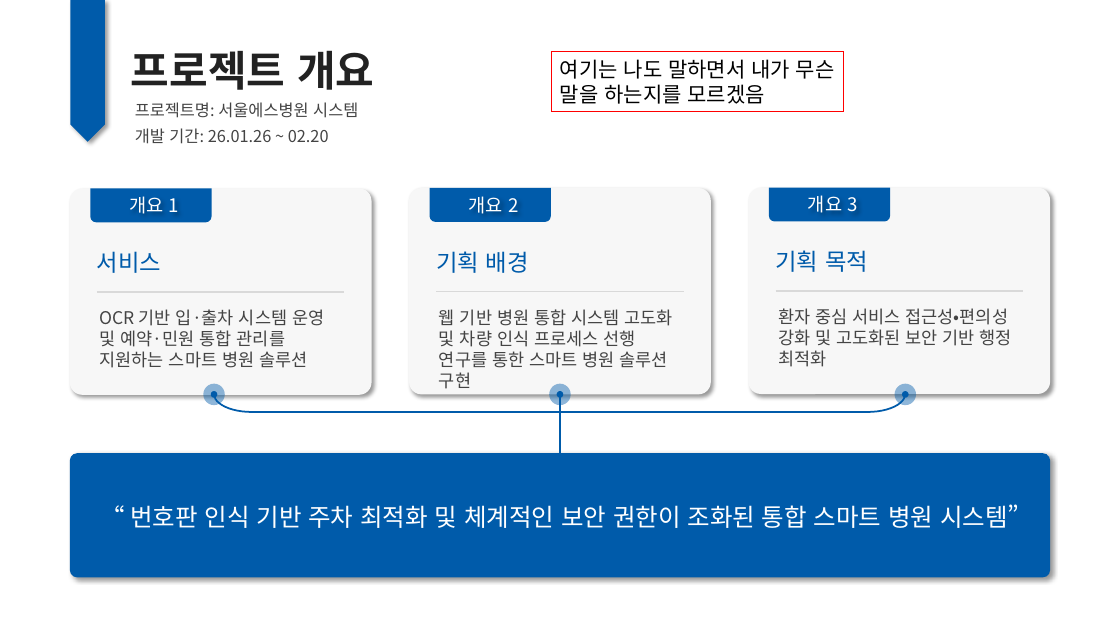
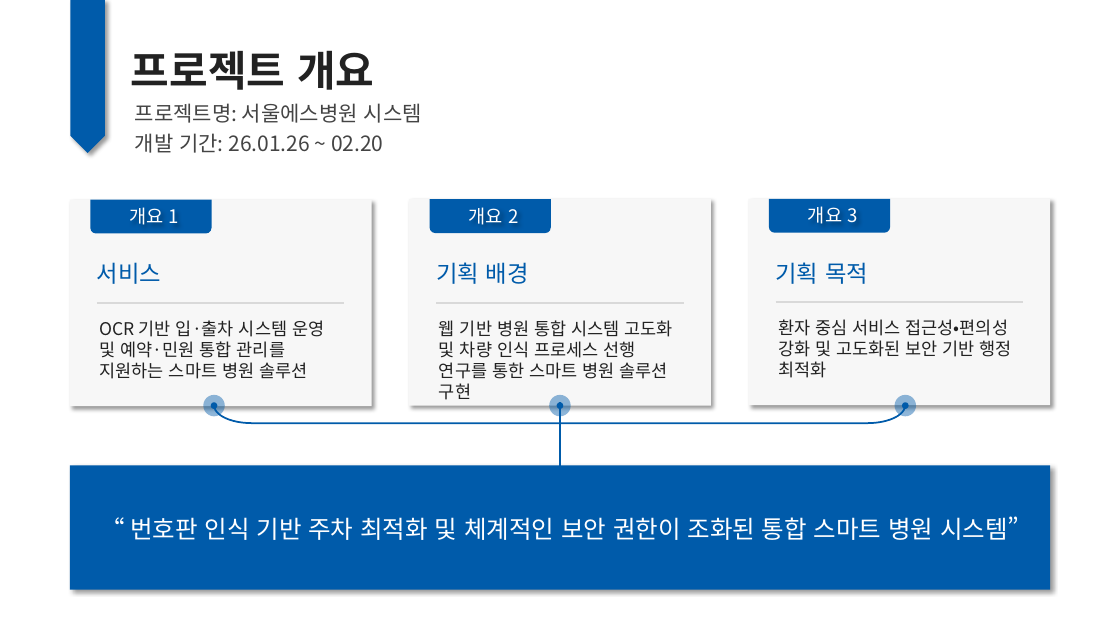
Before and after one commit to DongHyun0521/MBC_middle_project, a slide deck: slide 4 of etc/middle_ppt.pptx. Drawn at 1120x630 pixels with LibreOffice and Linux fonts; fonts in the diff are those of the drawing. Boxes give left, top, right and bottom in pixels: in the first picture for what was removed or moved away, otherwise in the second. Text is boxed around its words. In the diff, an @@ line names an element or a change of style, - is before the commit and + after.

```diff
--- a/etc/middle_ppt.pptx
+++ b/etc/middle_ppt.pptx
@@ pentagon arrow: place and size @@
-pentagon arrow at [71, 0, 105, 142]
+pentagon arrow at [70, 0, 105, 153]
@@ rectangle removed at [552, 52, 844, 112] @@
-여기는 나도 말하면서 내가 무슨 말을 하는지를 모르겠음
@@ text "프로젝트명: 서울에스병원 시스템" at [135, 103, 422, 123]: size 14 to 18 pt @@
@@ text "개발 기간: 26.01.26 ~ 02.20" at [135, 133, 383, 153]: size 14 to 18 pt @@
@@ text colour #444444 to #222222 in 3 elements at [100, 320, 324, 379], [778, 319, 1012, 378], [439, 320, 672, 400] @@
@@ 10 texts, 6 ellipses, 4 lines, 4 rounded rectangles, 3 round same rects, 1 left bracket: place and size @@
-10 texts, 6 ellipses, 4 lines, 4 rounded rectangles, 3 round same rects, 1 left bracket at [70, 187, 1050, 578]
+10 texts, 6 ellipses, 4 lines, 4 rounded rectangles, 3 round same rects, 1 left bracket at [70, 199, 1050, 590]
@@ proportions changed in 4 elements at [409, 199, 711, 406], [70, 200, 371, 407], [749, 199, 1050, 406], [70, 465, 1050, 590] @@
```
Also in this commit, not shown: 12 other slides changed, 1 slide added, 1 slide removed, 59 other files.
